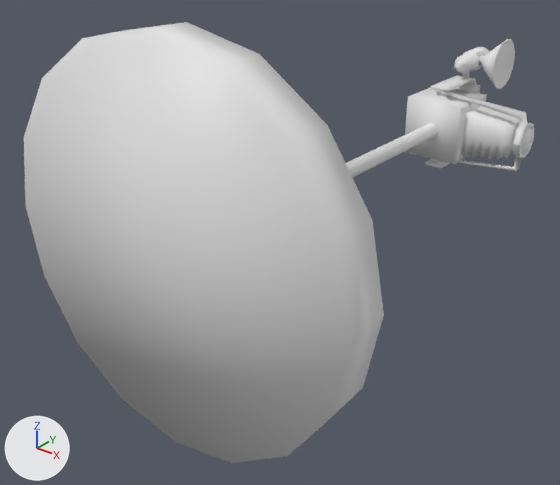
The FBX model Models/FBXs/camera_gate.fbx: old version first, new version second.
One viewpoint serves both versions: a 50 mm camera at (11.97, -11.13, 8.14) aimed at (-1.09, 5.2, -1.98). The axes (+X, +Y, +Z) are drawn at lower left. The lights are the same throughout. Where no turn or scale is listed for an object, it has been applied to the vertices.

Names of what the first picture shows: 'camera_gate'.
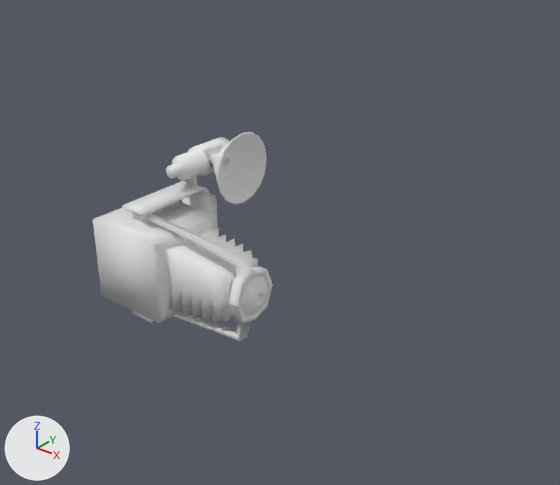
Changed parts and their boxes (x1, y1, x2, y2) in the pictures (560 x 485 px; the box of a moved part takes in the faces that stretch with it):
```json
{"object": "camera_gate", "change": "reshaped", "before": [24, 22, 534, 463], "after": [93, 132, 273, 341], "on screen": "65% narrower, 52% shorter"}
{"part": 1, "of": "me_camera_gate", "change": "moved or reshaped", "before": [405, 71, 534, 171], "after": [93, 176, 273, 341]}
{"part": 2, "of": "me_camera_gate", "change": "moved or reshaped", "before": [454, 47, 489, 73], "after": [166, 137, 230, 181]}
{"part": 3, "of": "me_camera_gate", "change": "moved or reshaped", "before": [478, 39, 515, 89], "after": [209, 132, 267, 205]}
{"part": 4, "of": "me_camera_gate", "change": "deleted", "before": [24, 22, 438, 463]}
```

Scene script edits in JSON lines:
```json
{"block": "me_camera_gate", "where": "me_camera_gate.from_pydata(...)  # 830 vertices, 831 faces; spans x -5.2..5.2, y -0.5..15.8, z -5.2..5.2"}
{"block": "me_camera_gate", "where": "# used by ob_camera_gate; location = (0.0, 0.0, 0.0)"}
{"block": "me_camera_gate", "change": "me_camera_gate part 1: the loose piece of 429 vertices spanning x -1.0..3.2, y 12.1..14.7, z -1.4..1.7 is moved by (-0.5, -13.3, -0.1)"}
{"block": "me_camera_gate", "change": "me_camera_gate part 2: the loose piece of 142 vertices spanning x -0.4..0.4, y 13.7..15.5, z 1.6..2.3 is moved by (-0.5, -13.3, -0.1)"}
{"block": "me_camera_gate", "change": "me_camera_gate part 3: the loose piece of 146 vertices spanning x 0.2..1.2, y 14.0..15.8, z 1.0..2.8 is moved by (-0.5, -13.3, -0.1)"}
{"block": "me_camera_gate", "change": "me_camera_gate part 4: the loose piece of 113 vertices spanning x -5.2..5.2, y -0.5..12.2, z -5.2..5.2 is deleted"}
```
